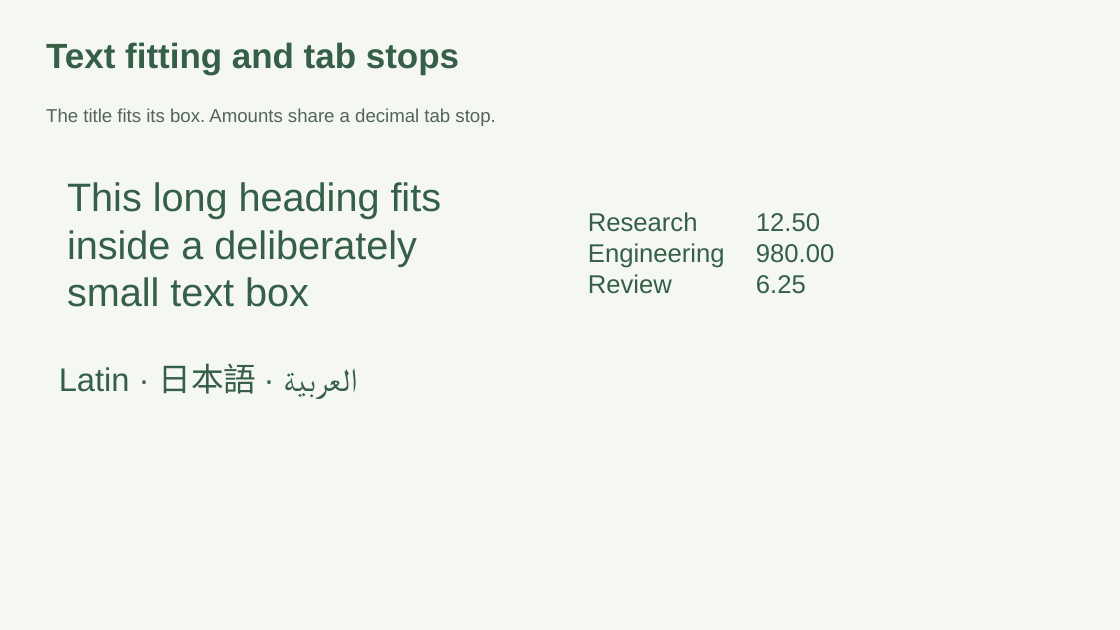
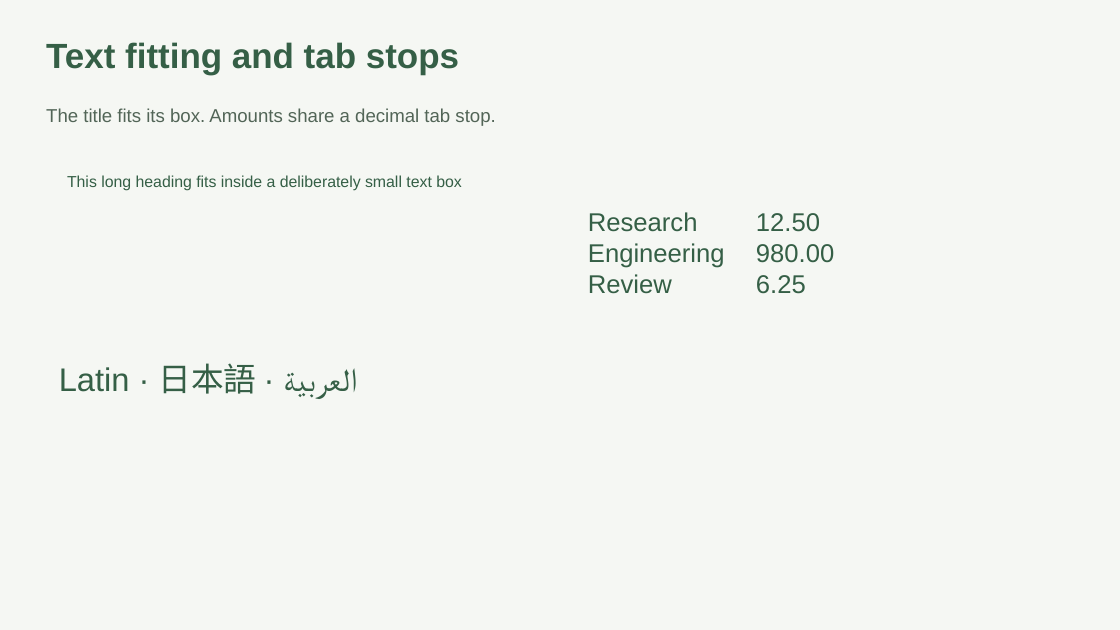
Before and after one commit to Kryptonote-Labs/Tumbler, a slide deck: slide 1 of apps/docs/static/samples/rendering-checks.pptx. Drawn at 1120x630 pixels with LibreOffice and Linux fonts; fonts in the diff are those of the drawing. Boxes give left, top, right and bottom in pixels: in the first picture for what was removed or moved away, otherwise in the second. Text is boxed around its words. In the diff, an @@ line names an element or a change of style, - is before the commit and + after.

Commit message:
fix(slides): preserve saved powerpoint text layout (#182)
* fix(slides): preserve saved powerpoint text layout

* ci: run browser regressions without polluting bun imports

* test(slides): assert saved fitting in browser conformance checks

* fix(slides): respect explicit canvas text clipping

```diff
--- a/apps/docs/static/samples/rendering-checks.pptx
+++ b/apps/docs/static/samples/rendering-checks.pptx
@@ text "This long heading fits inside ..." at bbox=[67, 175, 462, 191]: size 34 to 13.6 pt @@
```
Also in this commit, not shown: 10 other files.
